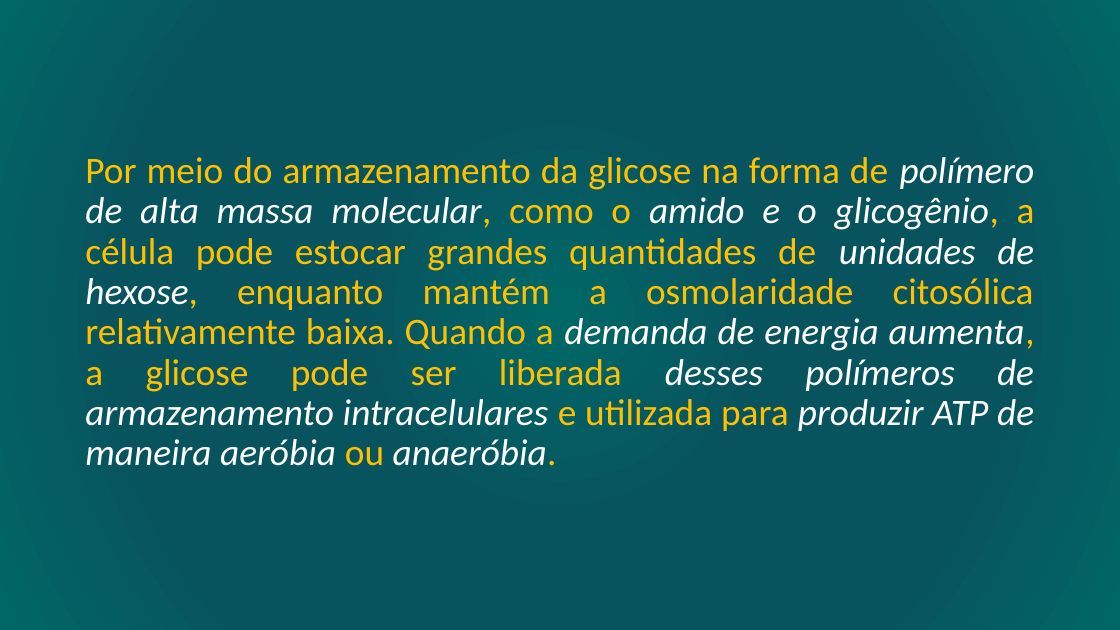
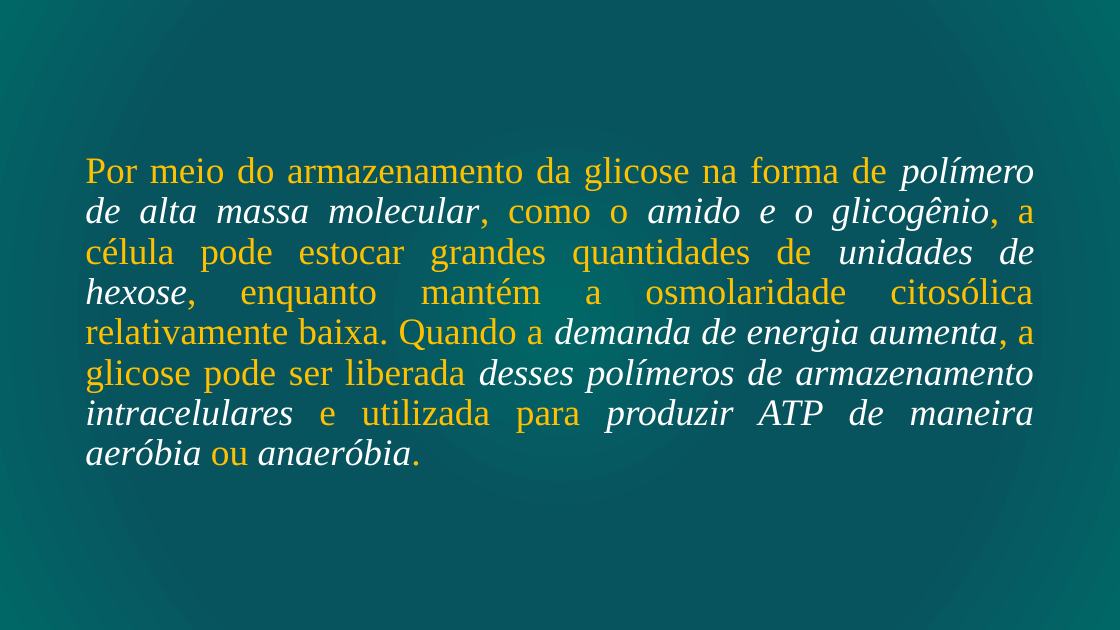
Before and after one commit to daniloasdotcom/Bioquimica-com-Danilo, a slide deck: slide 24 of static/aulas/metabolismo_glicogenio.pptx. Drawn at 1120x630 pixels with LibreOffice and Linux fonts; fonts in the diff are those of the drawing. Boxes give left, top, right and bottom in pixels: in the first picture for what was removed or moved away, otherwise in the second. Text is boxed around its words. In the diff, an @@ line names an element or a change of style, - is before the commit and + after.

```diff
--- a/static/aulas/metabolismo_glicogenio.pptx
+++ b/static/aulas/metabolismo_glicogenio.pptx
@@ text "Por meio do armazenamento da ..." at bbox=[85, 156, 1035, 466]: font Calibri to Times New Roman @@
```
Also in this commit, not shown: 4 other slides changed, 4 slides added, 4 slides removed, 4 other files.
